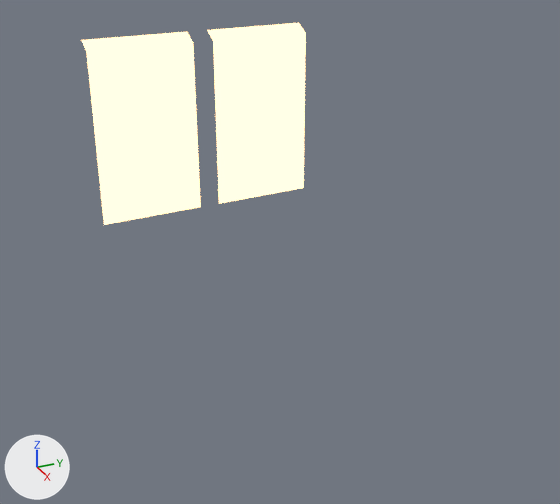
Renders of the Blender file Blender/TileGround.blend from each side of a commit.
Both versions are drawn from a 50 mm lens placed at (85.4, -43.2, 25.3), pointed at (-3.6, -3.2, -19.2). The axes (+X, +Y, +Z) are drawn at lower left. The lights are the same throughout.

The first picture shows 'Rocky_ground', 'Rocky_underground'.
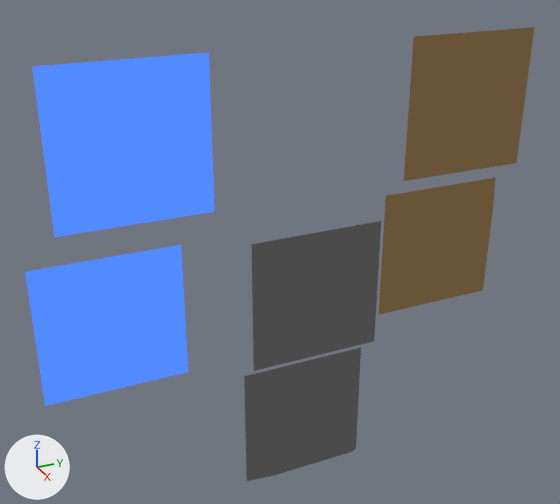
Changed parts and their boxes [x1, y1, x2, y2] in the pictures (560 x 504 px):
'Rocky_underground', surface changed, reshaped, moved, rescaled, turned
    before: [207, 23, 306, 204]
    after: [404, 27, 534, 181]
'Rocky_underground.001', added
    after: [33, 53, 214, 237]
'Rocky_underground.004', added
    after: [25, 245, 188, 406]
'Rocky_ground', deleted
    before: [81, 32, 201, 225]
'Rocky_underground.002', added
    after: [252, 221, 381, 371]
'Rocky_underground.003', added
    after: [379, 178, 496, 314]
'Rocky_underground.005', added
    after: [244, 348, 361, 481]

What changed in the scene script:
```text
Change mat_ground:
    where n4 = _N.new('ShaderNodeEmission'); n4.name = 'Emission'
    n4.inputs[1].default_value: 4.0 -> 0.2  # 'Strength'
Add mat_interior:
    mat_interior = bpy.data.materials.new('Interior')
    # nodes: Emission, Mapping, Mix, OutputMaterial, RGB, TexCoord, TexNoise, ValToRGB
    # colours: black #161616, dark grey #4d4d4d, grey #8b8b8b, white #e5e5e5, light grey #dadada, blue #2646d4
Change me_cube_011:
    used by ob_rocky_underground; location = (-4.4, -6.0, 9.6); rotation_euler = (0.0, 0.0, 15.78), in degrees (0, 0, 184)
    remove me_cube_011.from_pydata(...)  # 420 vertices, 363 faces; spans x -1.4..0.4, y -6.2..6.2, z -20.0..1.4
    remove me_cube_011.materials.append(mat_underground)
    add me_cube_011.from_pydata(...)  # 193 vertices, 180 faces; spans x -1.7..1.7, y -9.0..9.0, z -8.9..8.9
    me_cube_011 part 1: 420 vertices removed from x -1.4..0.4, y -6.2..6.2, z -20.0..1.4; 193 vertices added at x -1.7..1.7, y -9.0..9.0, z -8.9..8.9
    add me_cube_011.materials.append(mat_ground)
Change ob_rocky_underground:
    ob_rocky_underground.rotation_euler: (0.0, 0.0, 15.78) -> (0.0, 0.0, 0.0)  # degrees (0, 0, 184) -> degrees (0, 0, 0)
    ob_rocky_underground.location: (-4.4, -6.0, 9.6) -> (0.0, 22.2, 0.0)
    ob_rocky_underground.scale: (1.0, 1.0, 1.0) -> (1.06, 1.06, 1.06)
Remove ob_rocky_ground:
    ob_rocky_ground = bpy.data.objects.new('Rocky_ground', me_cube_002)
Add ob_rocky_underground_005:
    ob_rocky_underground_005 = bpy.data.objects.new('Rocky_underground.005', me_cube_006)  # 136 vertices, 125 faces; spans x -1.7..1.7, y -9.0..9.0, z -8.9..8.9; in mat_basement (light grey #dadada)
    ob_rocky_underground_005.location = (0.0, 0.0, -46.2)
    ob_rocky_underground_005.scale = (-1.06, 1.06, 1.06)
Add ob_rocky_underground_004:
    ob_rocky_underground_004 = bpy.data.objects.new('Rocky_underground.004', me_cube_005)  # 193 vertices, 180 faces; spans x -1.7..1.7, y -9.0..9.0, z -8.9..8.9
    ob_rocky_underground_004.location = (0.0, -27.2, -24.3)
    ob_rocky_underground_004.scale = (-1.06, 1.06, 1.06)
Add ob_rocky_underground_003:
    ob_rocky_underground_003 = bpy.data.objects.new('Rocky_underground.003', me_cube_004)  # 193 vertices, 180 faces; spans x -1.7..1.7, y -9.0..9.0, z -8.9..8.9
    ob_rocky_underground_003.location = (0.0, 21.8, -22.2)
    ob_rocky_underground_003.scale = (-1.06, 1.06, 1.06)
Add ob_rocky_underground_002:
    ob_rocky_underground_002 = bpy.data.objects.new('Rocky_underground.002', me_cube_003)  # 136 vertices, 125 faces; spans x -1.7..1.7, y -9.0..9.0, z -8.9..8.9; in mat_basement (light grey #dadada)
    ob_rocky_underground_002.location = (0.0, 0.0, -24.2)
    ob_rocky_underground_002.scale = (1.06, 1.06, 1.06)
Add ob_rocky_underground_001:
    ob_rocky_underground_001 = bpy.data.objects.new('Rocky_underground.001', me_cube_001)  # 193 vertices, 180 faces; spans x -1.7..1.7, y -9.0..9.0, z -8.9..8.9
    ob_rocky_underground_001.location = (0.0, -23.8, 0.0)
    ob_rocky_underground_001.scale = (1.06, 1.06, 1.06)
```
